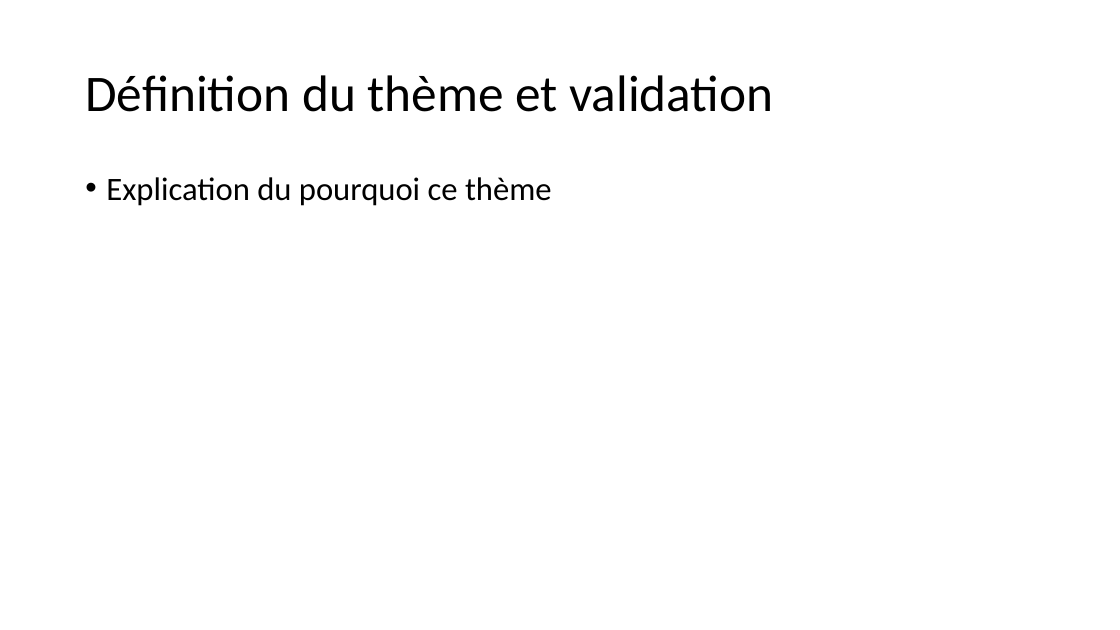
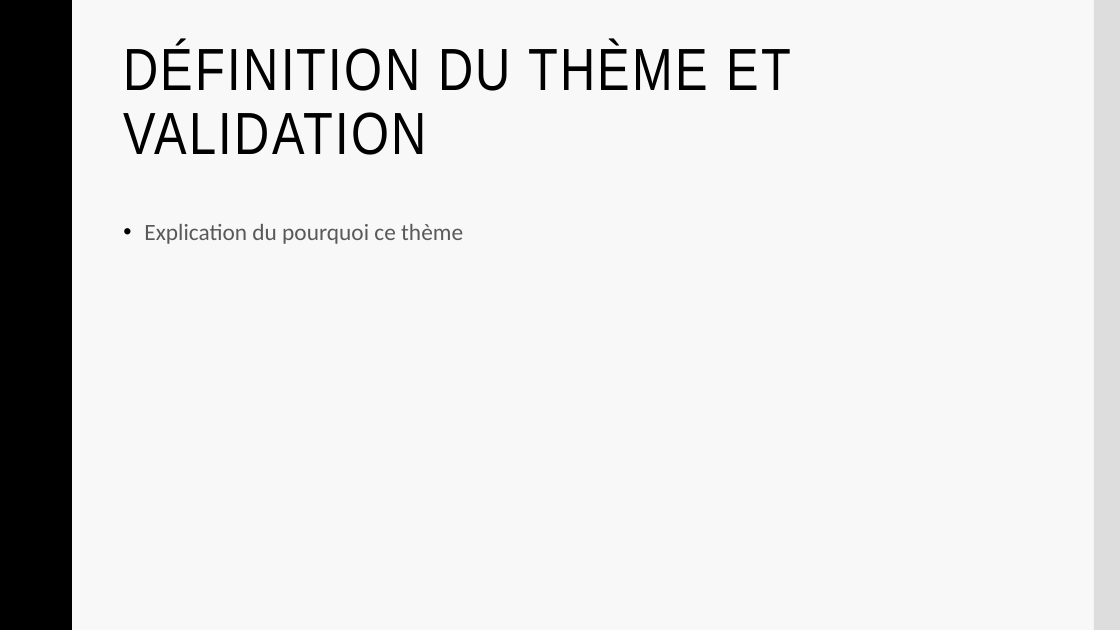
Before and after one commit to Frizzbii/Serious-Game-MMI, a slide deck: slide 11 of presentation.pptx (slide 8 before the commit). Drawn at 1120x630 pixels with LibreOffice and Linux fonts; fonts in the diff are those of the drawing; background and template pictures are left out. Boxes give left, top, right and bottom in pixels: in the first picture for what was removed or moved away, otherwise in the second. Text is boxed around its words. In the diff, an @@ line names an element or a change of style, - is before the commit and + after.

```diff
--- a/presentation.pptx
+++ b/presentation.pptx
@@ background #FFFFFF to #F8F8F8 @@
@@ rectangle added at <box>0,0,71,630</box>, fill #000000, outline #000000 1 pt @@
@@ rectangle added at <box>1094,0,1120,630</box>, fill #DDDDDD @@
@@ title "DÉFINITION DU THÈME ET VALIDATION" at <box>123,42,791,155</box>: vertical alignment middle to top @@
@@ title at <box>123,42,791,155</box>: text changed; size 44 to 51 pt; font Calibri to Arial Narrow @@
-Définition du thème et validation
+DÉFINITION DU THÈME ET VALIDATION
@@ text "Explication du pourquoi ce thème": place and size @@
-text "Explication du pourquoi ce thème" at <box>106,177,552,206</box>
+text "Explication du pourquoi ce thème" at <box>144,224,463,244</box>
@@ text "Explication du pourquoi ce thème" at <box>144,224,463,244</box>: size 28 to 20 pt, text colour #000000 to #595959; line spacing 0.9 to 1.1; less space between paragraphs @@
```
Also in this commit, not shown: 11 other slides changed, 4 slides added, 8 slides removed.
